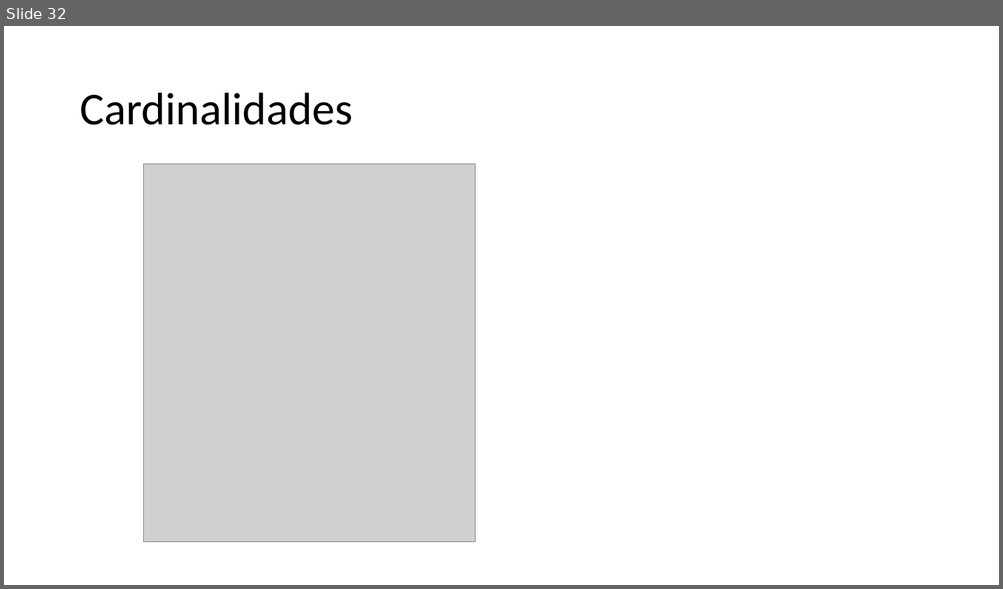
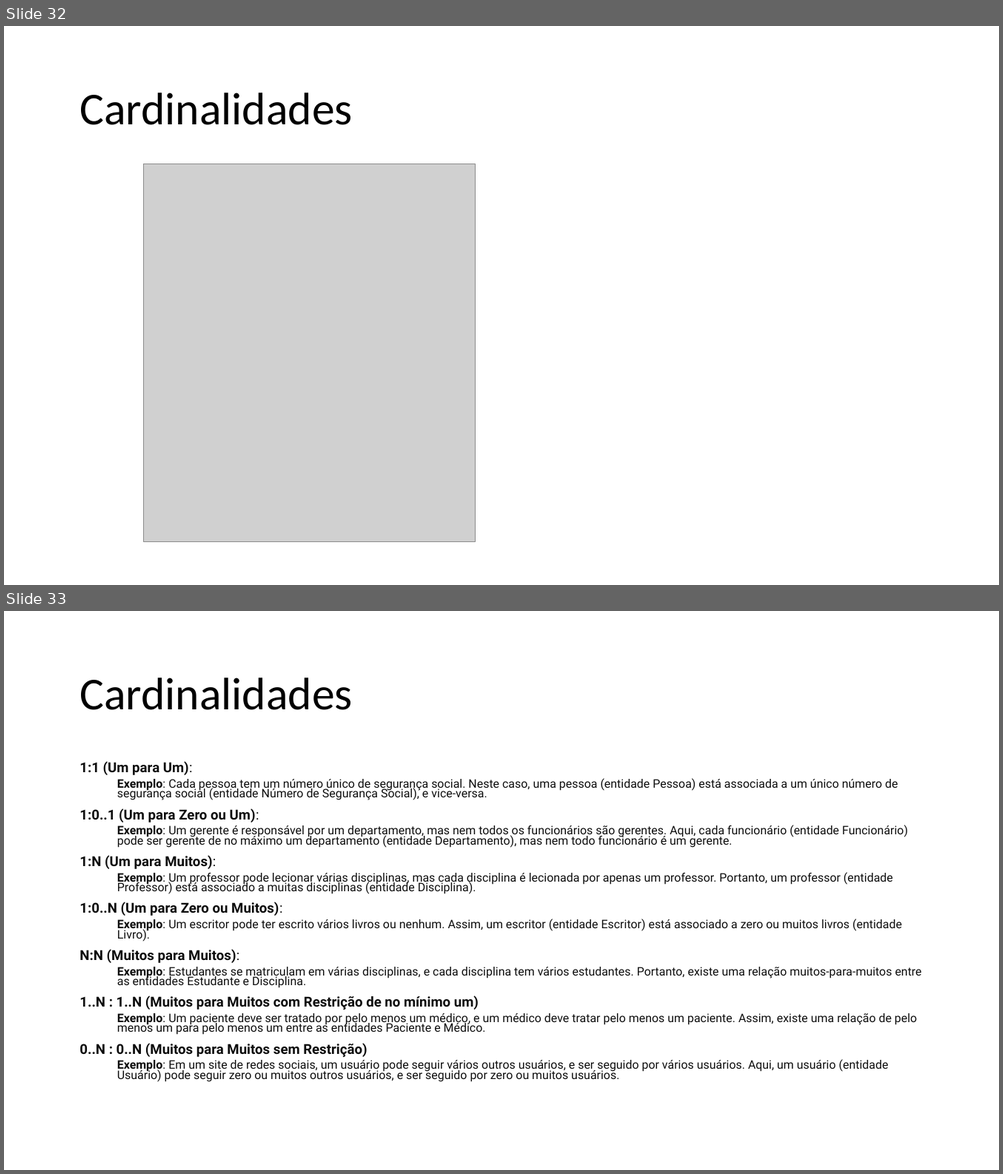
Before and after one commit to VictorInacio/learn-db, a slide deck: slides/Curso BD.pptx. Shown one above the other, each under a label of ours: slide 32 before the commit, slides 32 and 33 after it. The pictures are 1003x589 and 1003x1174 pixels, drawn with LibreOffice and Linux fonts; fonts in the diff are those of the drawing; grey boxes stand for pictures. Boxes give left, top, right and bottom in pixels: in the first picture for what was removed or moved away, otherwise in the second. Text is boxed around its words. In the diff, an @@ line names an element or a change of style, - is before the commit and + after.

```diff
--- a/slides/Curso BD.pptx
+++ b/slides/Curso BD.pptx
@@ slide 33 added at <box>4,611,999,1170</box>, background #FFFFFF @@
@@ title added at <box>79,678,352,710</box>, 44 pt, text #000000 @@
+Cardinalidades
@@ text added at <box>79,761,922,1082</box>, 11.4 pt, text #0D0D0D @@
+1:1 (Um para Um):
+  Exemplo: Cada pessoa tem um número único de segurança social. Neste caso, uma pessoa (entidade Pessoa) está associada a um único número de segurança social (entidade Número de Segurança Social), e vice-versa.
+1:0..1 (Um para Zero ou Um):
+  Exemplo: Um gerente é responsável por um departamento, mas nem todos os funcionários são gerentes. Aqui, cada funcionário (entidade Funcionário) pode ser gerente de no máximo um departamento (entidade Departamento), mas nem todo funcionário é um gerente.
+1:N (Um para Muitos):
+  Exemplo: Um professor pode lecionar várias disciplinas, mas cada disciplina é lecionada por apenas um professor. Portanto, um professor (entidade Professor) está associado a muitas disciplinas (entidade Disciplina).
+1:0..N (Um para Zero ou Muitos):
+  Exemplo: Um escritor pode ter escrito vários livros ou nenhum. Assim, um escritor (entidade Escritor) está associado a zero ou muitos livros (entidade Livro).
+N:N (Muitos para Muitos):
+  Exemplo: Estudantes se matriculam em várias disciplinas, e cada disciplina tem vários estudantes. Portanto, existe uma relação muitos-para-muitos entre as entidades Estudante e Disciplina.
+1..N : 1..N (Muitos para Muitos com Restrição de no mínimo um)
+  Exemplo: Um paciente deve ser tratado por pelo menos um médico, e um médico deve tratar pelo menos um paciente. Assim, existe uma relação de pelo menos um para pelo menos um entre as entidades Paciente e Médico.
+0..N : 0..N (Muitos para Muitos sem Restrição)
+  Exemplo: Em um site de redes sociais, um usuário pode seguir vários outros usuários, e ser seguido por vários usuários. Aqui, um usuário (entidade Usuário) pode seguir zero ou muitos outros usuários, e ser seguido por zero ou muitos usuários.
```
Also in this commit, not shown: 6 other slides added, 16 other files.
